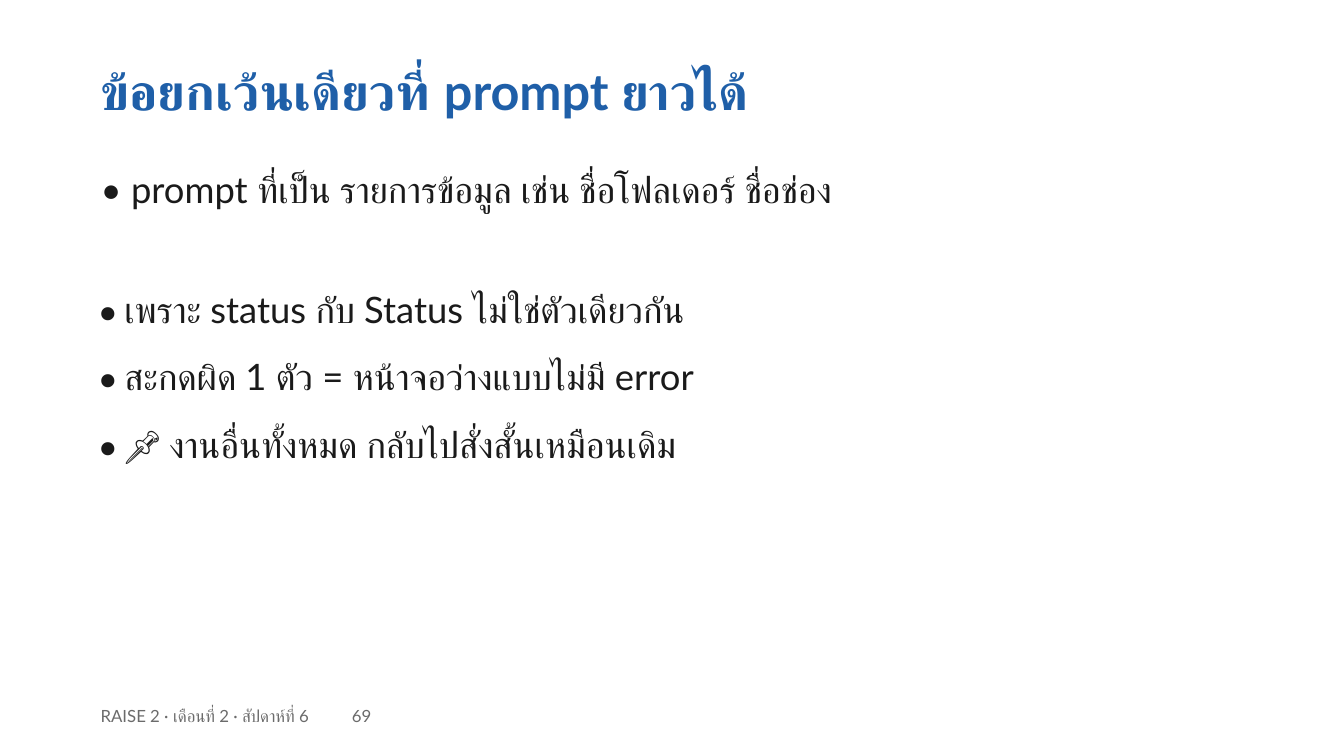
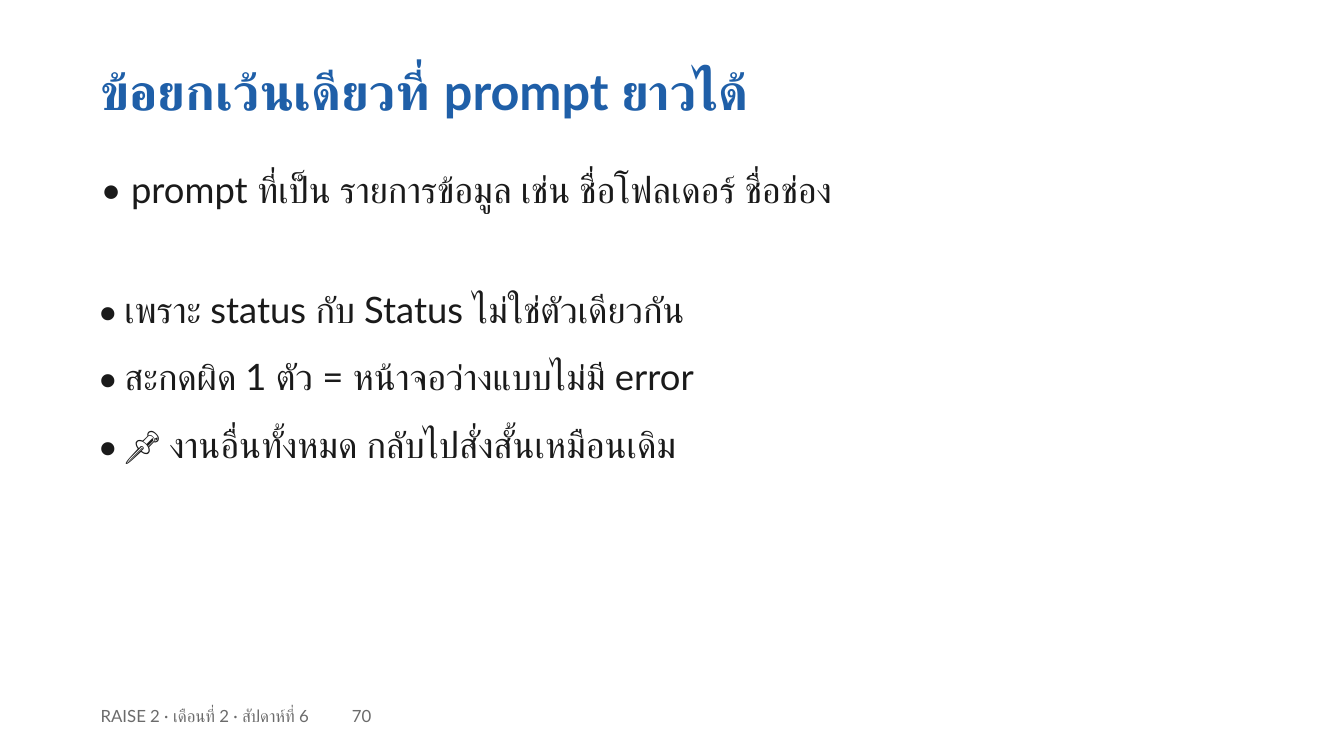
Before and after one commit to cnacha-mfu/raise2-module2, a slide deck: slide 70 of materials/week6/w6-slides.pptx (slide 69 before the commit). Drawn at 1344x756 pixels with LibreOffice and Linux fonts; fonts in the diff are those of the drawing. Boxes give left, top, right and bottom in pixels: in the first picture for what was removed or moved away, otherwise in the second. Text is boxed around its words. In the diff, an @@ line names an element or a change of style, - is before the commit and + after.

```diff
--- a/materials/week6/w6-slides.pptx
+++ b/materials/week6/w6-slides.pptx
@@ text at [101,709,371,722]: text changed @@
-RAISE 2 · เดือนที่ 2 · สัปดาห์ที่ 6 69
+RAISE 2 · เดือนที่ 2 · สัปดาห์ที่ 6 70
```
Also in this commit, not shown: 67 other slides changed, 1 slide added, 4 other files.
